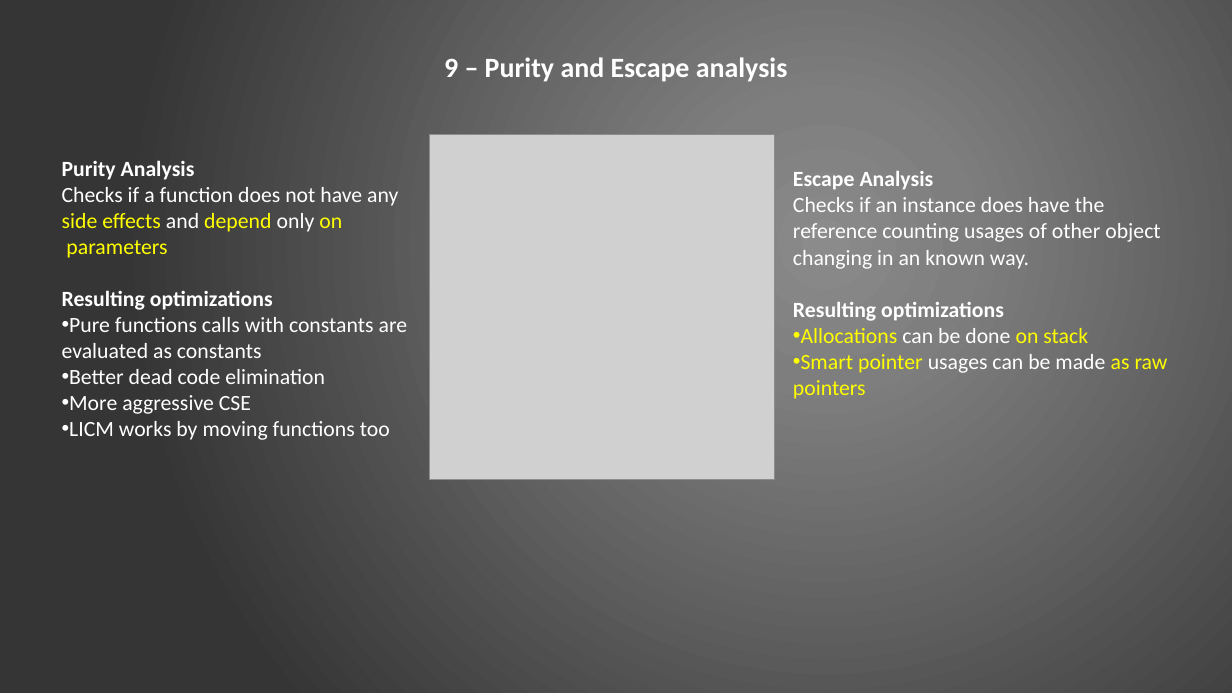
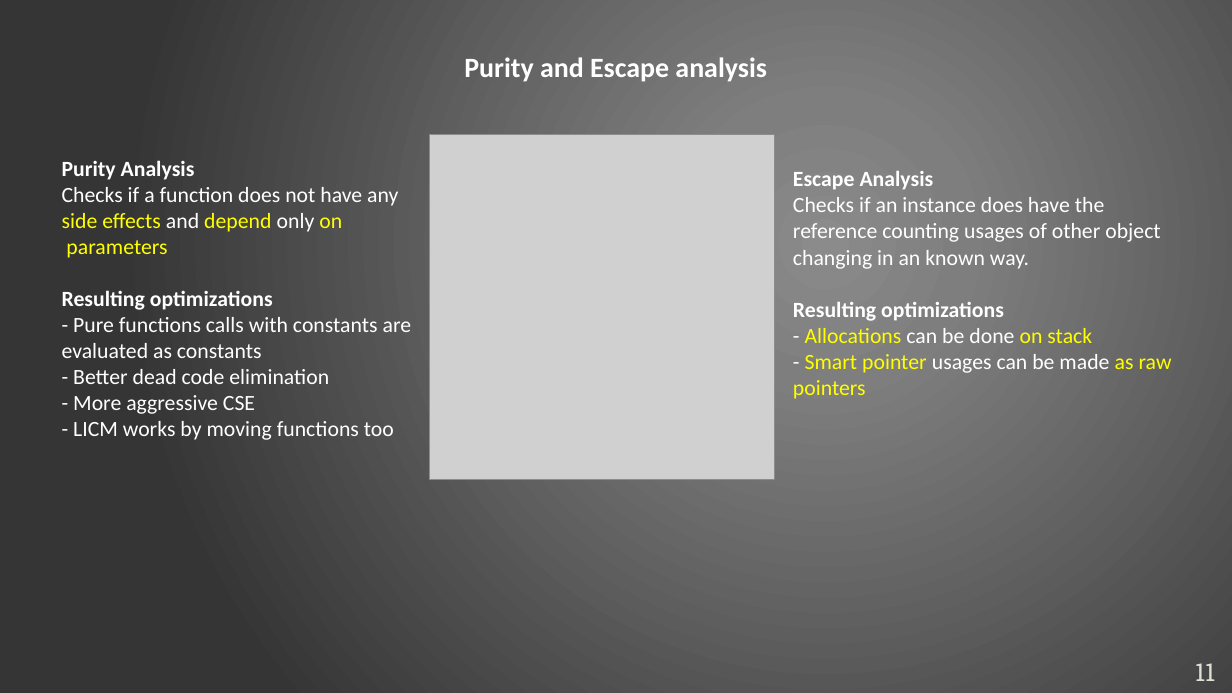
Before and after one commit to ciplogic/CodeRefractor, a slide deck: slide 11 of Documentation/Slides_final.pptx. Drawn at 1232x693 pixels with LibreOffice and Linux fonts; fonts in the diff are those of the drawing; grey boxes stand for pictures. Boxes give left, top, right and bottom in pixels: in the first picture for what was removed or moved away, otherwise in the second. Text is boxed around its words. In the diff, an @@ line names an element or a change of style, - is before the commit and + after.

```diff
--- a/Documentation/Slides_final.pptx
+++ b/Documentation/Slides_final.pptx
@@ text at box(464, 57, 767, 82): text changed @@
-9 – Purity and Escape analysis
+Purity and Escape analysis
@@ text at box(73, 317, 412, 332): text changed @@
-• Pure functions calls with constants are
+- Pure functions calls with constants are
@@ text at box(805, 328, 1172, 373): text changed @@
-• Allocations can be done on stack
-• Smart pointer usages can be made as raw
+- Allocations can be done on stack
+- Smart pointer usages can be made as raw
@@ text at box(73, 369, 394, 440): text changed @@
-• Better dead code elimination
-• More aggressive CSE
-• LICM works by moving functions too
+- Better dead code elimination
+- More aggressive CSE
+- LICM works by moving functions too
@@ page number added at box(1195, 663, 1215, 681), 16 pt, text #E0E0D4 @@
+11
```
Also in this commit, not shown: 11 other slides changed, 2 slides added, 2 slides removed, 1 other file.
